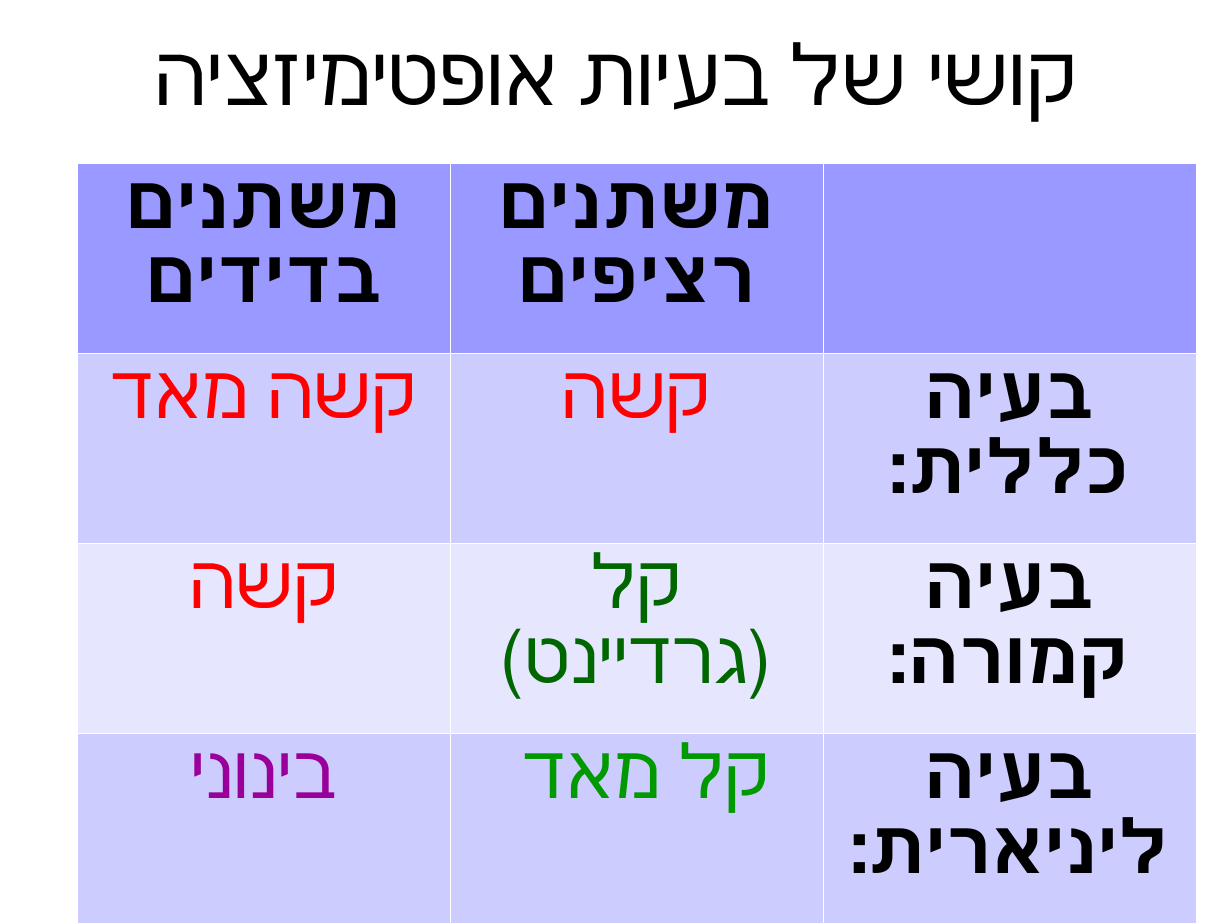
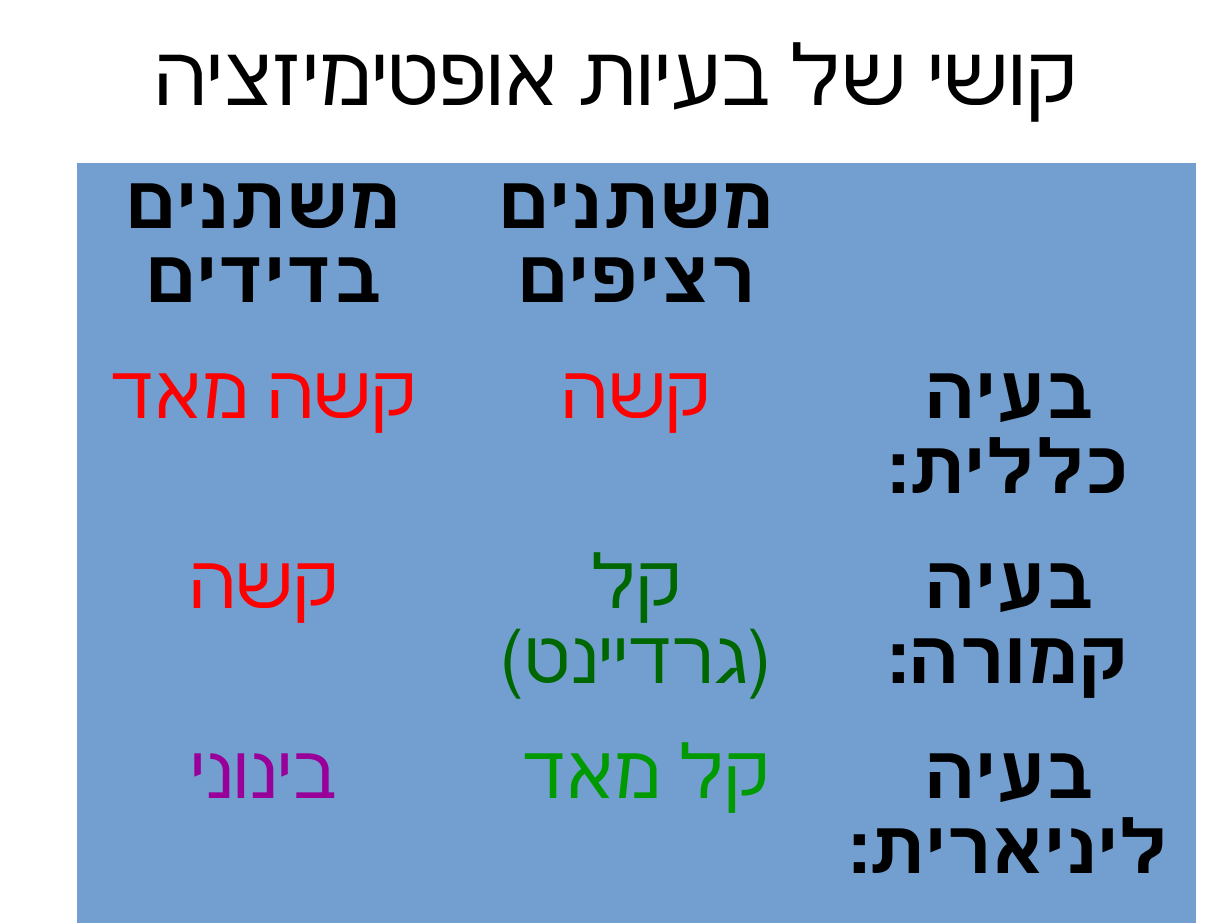
Before and after one commit to erelsgl-at-ariel/algorithms-5780, a slide deck: slide 16 of 04-item-allocation/slides-1-approximate-fairness.odp. Drawn at 1232x924 pixels with LibreOffice and Linux fonts; fonts in the diff are those of the drawing. Boxes give left, top, right and bottom in pixels: in the first picture for what was removed or moved away, otherwise in the second. Text is boxed around its words. In the diff, an @@ line names an element or a change of style, - is before the commit and + after.

```diff
--- a/04-item-allocation/slides-1-approximate-fairness.odp
+++ b/04-item-allocation/slides-1-approximate-fairness.odp
@@ table at <box>77,163,1197,902</box> @@
@@ fill #9999FF to #729FCF in row 1 @@
@@ fill #CCCCFF to #729FCF in 6 cells @@
@@ fill #E6E6FF to #729FCF in row 3 @@
@@ borders changed @@
```
Also in this commit, not shown: 6 other slides changed, 1 slide added, 4 other files.
